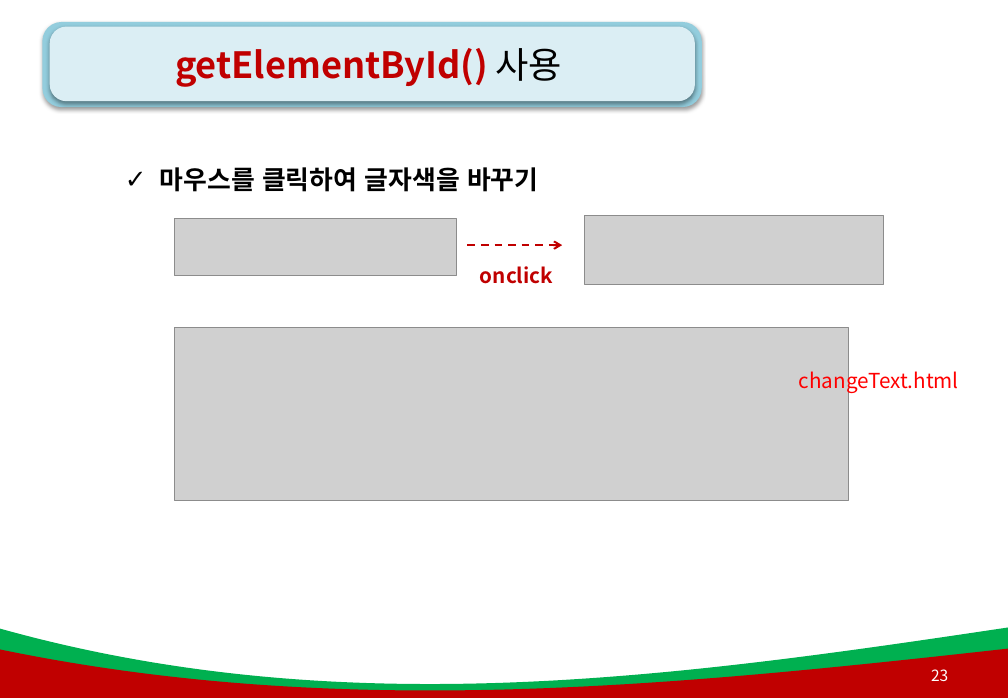
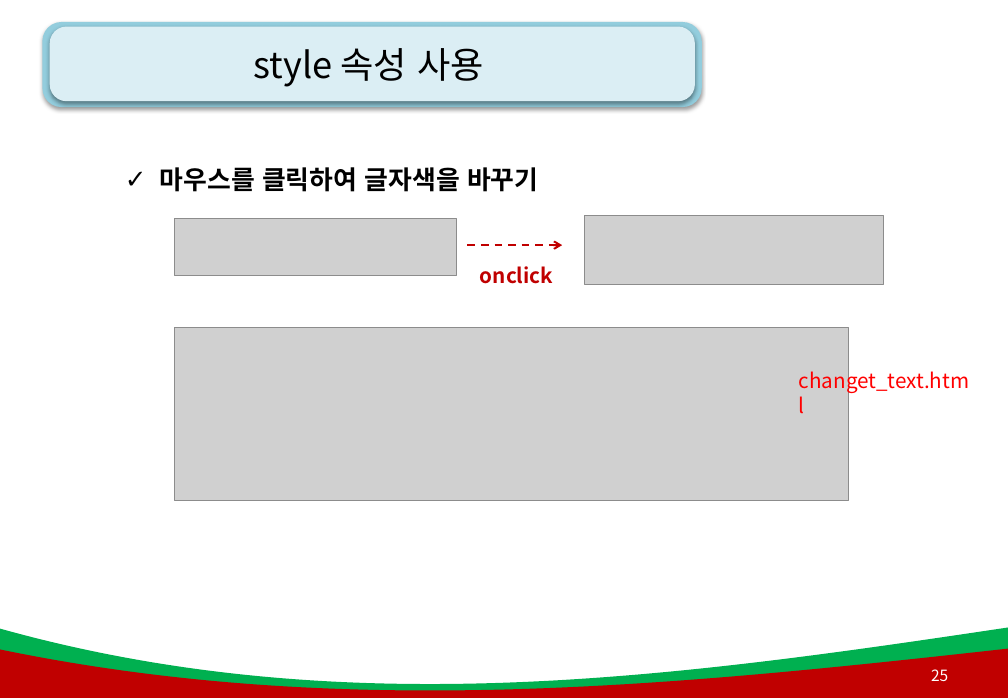
Before and after one commit to AhNyx/js_works, a slide deck: slide 25 of green_project_web/js_ppt/4강. js_함수(메서드).pptx (slide 23 before the commit). Drawn at 1008x698 pixels with LibreOffice and Linux fonts; fonts in the diff are those of the drawing; grey boxes stand for pictures; background and template pictures are left out. Boxes give left, top, right and bottom in pixels: in the first picture for what was removed or moved away, otherwise in the second. Text is boxed around its words. In the diff, an @@ line names an element or a change of style, - is before the commit and + after.

```diff
--- a/green_project_web/js_ppt/4강. js_함수(메서드).pptx
+++ b/green_project_web/js_ppt/4강. js_함수(메서드).pptx
@@ title at [254, 48, 484, 87]: text changed; text colour #C00000 to #000000; bold off @@
-getElementById() 사용
+style 속성 사용
@@ text at [799, 368, 969, 394]: text changed @@
-changeText.html
+changet_text.html
@@ page number at [931, 669, 948, 681]: text changed @@
-23
+25
```
Also in this commit, not shown: 9 other slides changed, 3 slides added, 31 other files.
